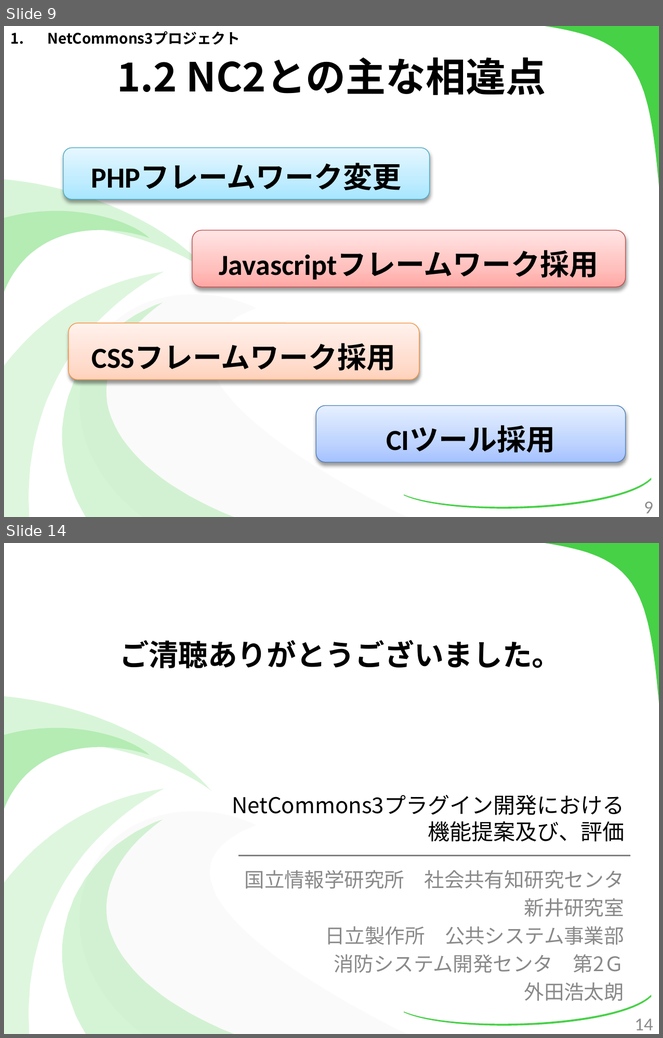
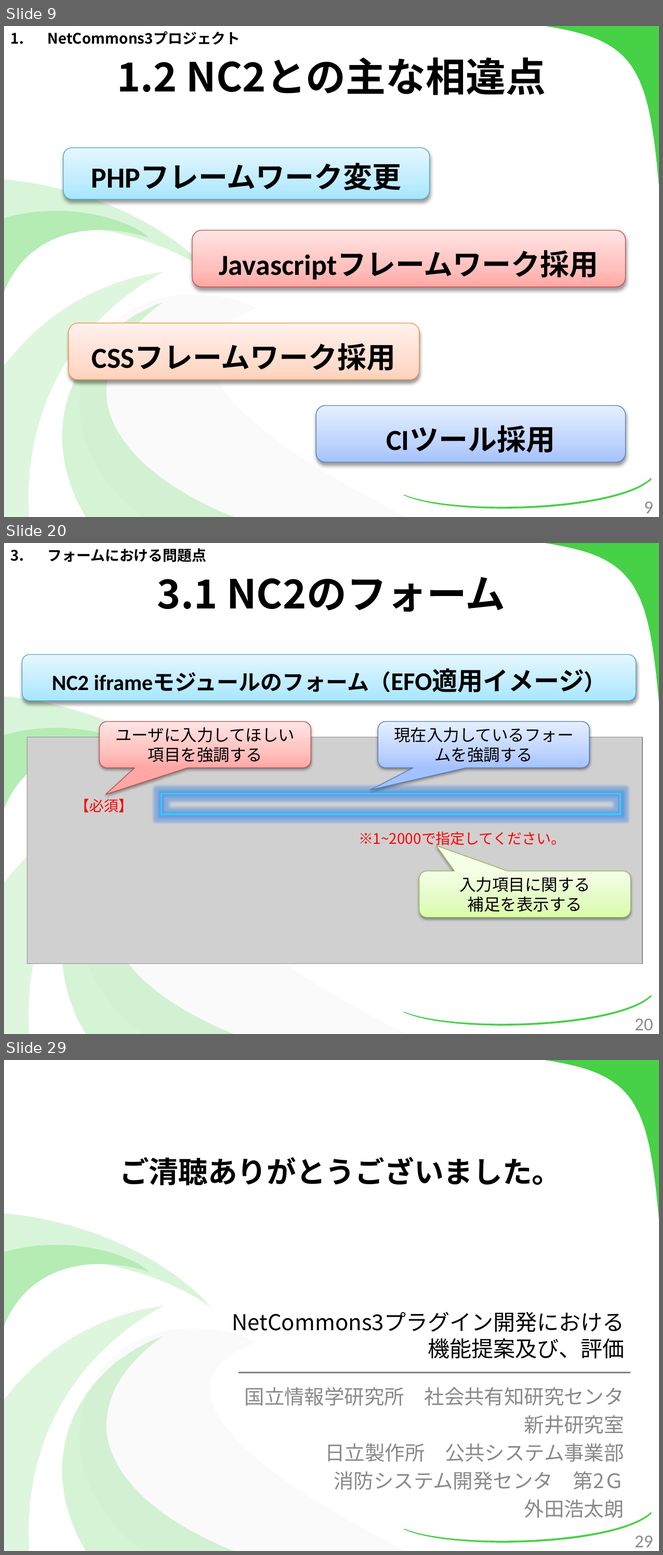
Before and after one commit to kotaro0717/Report-Management, a slide deck: PowerPoint/report_hokada.pptx. Shown one above the other, each under a label of ours: slides 9 and 14 before the commit, slides 9, 20 and 29 after it; the slides between them are not shown. The pictures are 663x1038 and 663x1555 pixels, drawn with LibreOffice and Linux fonts; fonts in the diff are those of the drawing; grey boxes stand for pictures. Boxes give left, top, right and bottom in pixels: in the first picture for what was removed or moved away, otherwise in the second. Text is boxed around its words. In the diff, an @@ line names an element or a change of style, - is before the commit and + after.

```diff
--- a/PowerPoint/report_hokada.pptx
+++ b/PowerPoint/report_hokada.pptx
@@ slide 20 added at (x1=4, y1=543, x2=659, y2=1034), background #FFFFFF; not listed: 7 template elements that a slide beside it also shows @@
@@ text added at (x1=47, y1=548, x2=206, y2=562), 16 pt, text #000000, bold @@
+3. フォームにおける問題点
@@ title added at (x1=157, y1=577, x2=505, y2=612), 44 pt, text #000000, bold @@
+3.1 NC2のフォーム
@@ rounded rectangle added at (x1=22, y1=654, x2=636, y2=701), fill gradient #A7E6FF to #C1EDFF to #E7F8FF, outline #46AAC5 0.75 pt, 24 pt, text #000000, bold @@
+NC2 iframeモジュールのフォーム（EFO適用イメージ）
@@ rounded speech box added at (x1=100, y1=722, x2=311, y2=768), fill gradient #FFA6A5 to #FFC0BF to #FFE7E7, outline #BF4C48 0.75 pt, 18 pt, text #000000 @@
+ユーザに入力してほしい
+項目を強調する
@@ rounded speech box added at (x1=378, y1=722, x2=590, y2=768), fill gradient #A4C4FF to #BFD4FF to #E6EEFF, outline #4B7EBC 0.75 pt, 18 pt, text #000000 @@
+現在入力しているフォームを強調する
@@ picture added at (x1=27, y1=737, x2=642, y2=964) @@
@@ text added at (x1=75, y1=799, x2=133, y2=813), 16 pt, text #FF0000 @@
+【必須】
@@ rectangle added at (x1=161, y1=794, x2=621, y2=814), outline #37CBFF 2 pt @@
@@ text added at (x1=359, y1=832, x2=566, y2=848), 16 pt, text #FF0000 @@
+※1~2000で指定してください。
@@ rounded speech box added at (x1=419, y1=871, x2=631, y2=918), fill gradient #DAFDA7 to #E4FCC2 to #F5FFE7, outline #98B955 0.75 pt, 18 pt, text #000000 @@
+入力項目に関する
+補足を表示する
@@ page number added at (x1=635, y1=1019, x2=653, y2=1031), 20 pt, text #8C8C8C @@
+20
@@ what was slide 14 is now slide 29 @@
@@ page number at (x1=635, y1=1536, x2=653, y2=1548): text changed @@
-14
+29
```
Also in this commit, not shown: 6 slides changed, 17 other slides added, 3 slides removed, 1 other file.
